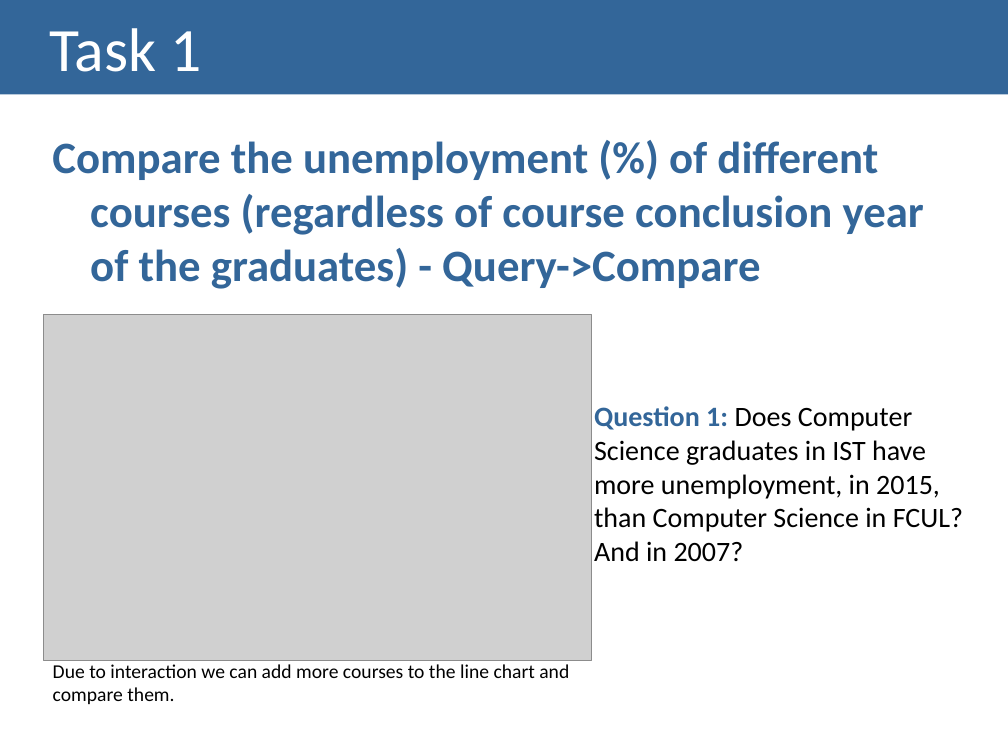
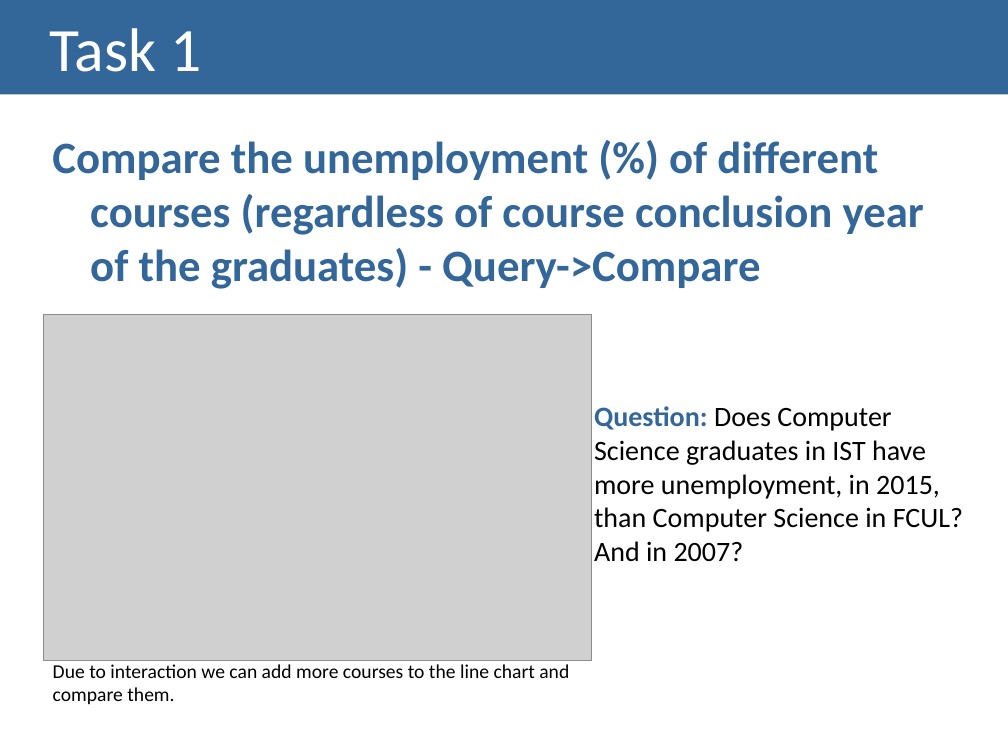
Before and after one commit to Strabox/Higher-Education-Unemployment-Portugal, a slide deck: slide 6 of III-Checkpoint/III-Checkpoint Presentation.pptx. Drawn at 1008x756 pixels with LibreOffice and Linux fonts; fonts in the diff are those of the drawing; grey boxes stand for pictures. Boxes give left, top, right and bottom in pixels: in the first picture for what was removed or moved away, otherwise in the second. Text is boxed around its words. In the diff, an @@ line names an element or a change of style, - is before the commit and + after.

```diff
--- a/III-Checkpoint/III-Checkpoint Presentation.pptx
+++ b/III-Checkpoint/III-Checkpoint Presentation.pptx
@@ text at <box>594,406,963,562</box>: text changed @@
-Question 1: Does Computer Science graduates in IST have more unemployment, in 2015, than Computer Science in FCUL? And in 2007?
+Question: Does Computer Science graduates in IST have more unemployment, in 2015, than Computer Science in FCUL? And in 2007?
```
Also in this commit, not shown: 4 other slides changed, 1 slide added.
